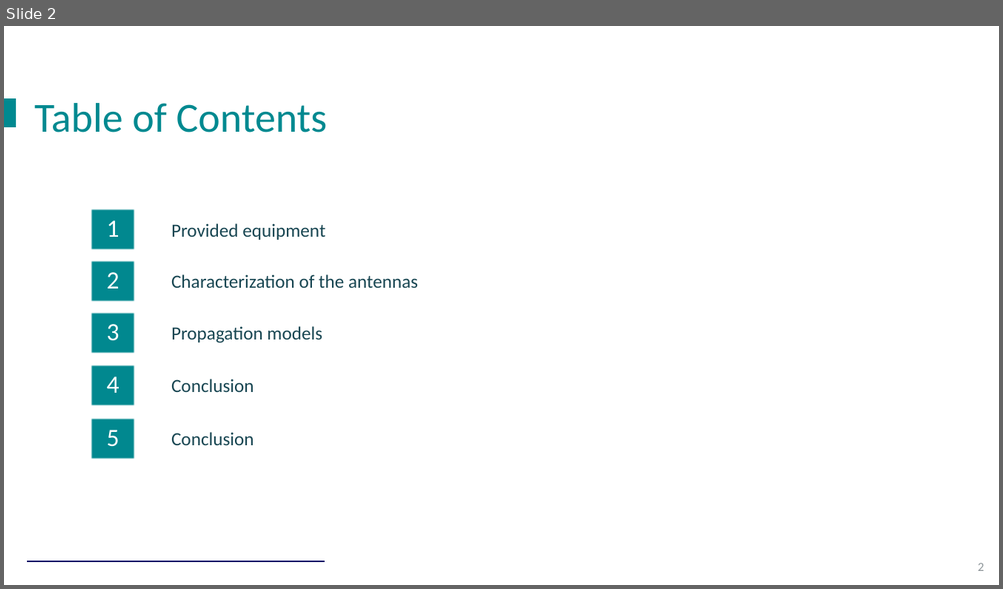
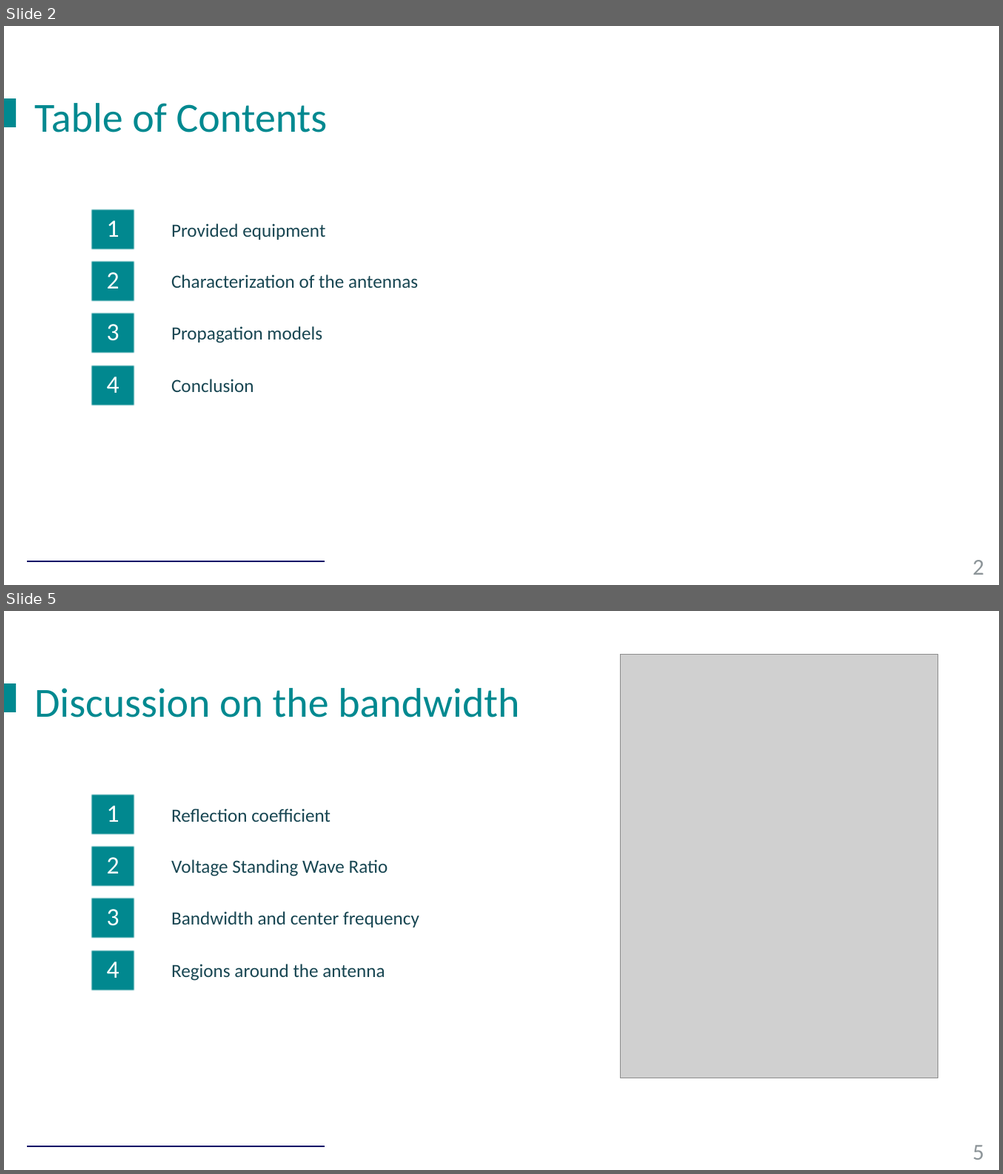
Before and after one commit to Tyr4n1x/Project_Antenna, a slide deck: Presentation.pptx. Shown one above the other, each under a label of ours: slide 2 before the commit, slides 2 and 5 after it; the slides between them are not shown. The pictures are 1003x589 and 1003x1174 pixels, drawn with LibreOffice and Linux fonts; fonts in the diff are those of the drawing; grey boxes stand for pictures; background and template pictures are left out. Boxes give left, top, right and bottom in pixels: in the first picture for what was removed or moved away, otherwise in the second. Text is boxed around its words. In the diff, an @@ line names an element or a change of style, - is before the commit and + after.

Commit message:
added presentation and pictures of setup

```diff
--- a/Presentation.pptx
+++ b/Presentation.pptx
@@ slide 5 added at bbox=[4, 611, 999, 1170], background picture (left out); not listed: 3 template elements that a slide beside it also shows @@
@@ picture added at bbox=[620, 654, 938, 1078] @@
@@ text added at bbox=[34, 688, 519, 718], 40 pt, text #008990 @@
+Discussion on the bandwidth
@@ text added at bbox=[91, 795, 134, 835], fill #008990, 24 pt, text #FFFFFF @@
+1
@@ text added at bbox=[171, 809, 330, 822], 18 pt, text #184652 @@
+Reflection coefficient
@@ text added at bbox=[91, 846, 134, 887], fill #008990, 24 pt, text #FFFFFF @@
+2
@@ text added at bbox=[171, 860, 388, 877], 18 pt, text #184652 @@
+Voltage Standing Wave Ratio
@@ text added at bbox=[91, 897, 134, 939], fill #008990, 24 pt, text #FFFFFF @@
+3
@@ text added at bbox=[171, 911, 419, 928], 18 pt, text #184652 @@
+Bandwidth and center frequency
@@ text added at bbox=[91, 951, 134, 991], fill #008990, 24 pt, text #FFFFFF @@
+4
@@ text added at bbox=[171, 964, 384, 981], 18 pt, text #184652 @@
+Regions around the antenna
@@ slide 2 changed as well @@
@@ text removed at bbox=[91, 418, 134, 460] @@
-5
@@ text removed at bbox=[171, 432, 254, 446] @@
-Conclusion
@@ page number at bbox=[972, 560, 984, 575]: size 12 to 22 pt @@
```
Also in this commit, not shown: 1 other slide changed, 20 other slides added, 1 slide removed, 11 other files.
